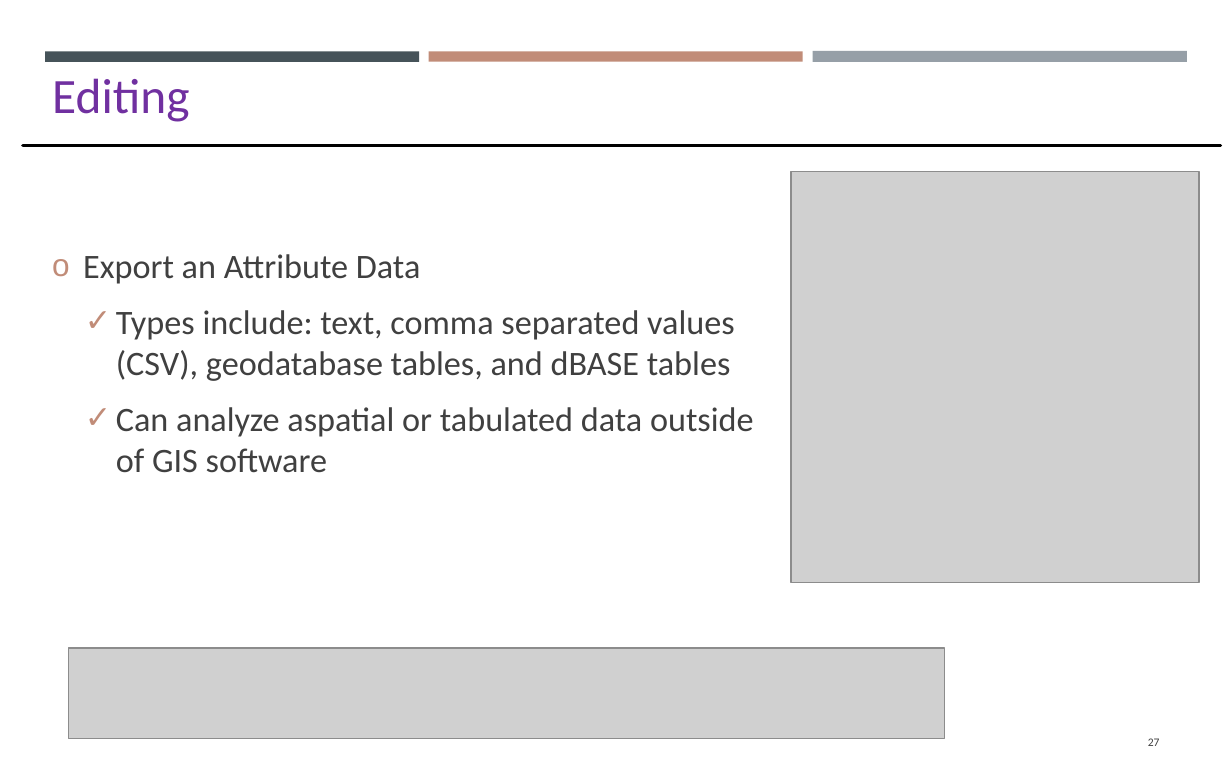
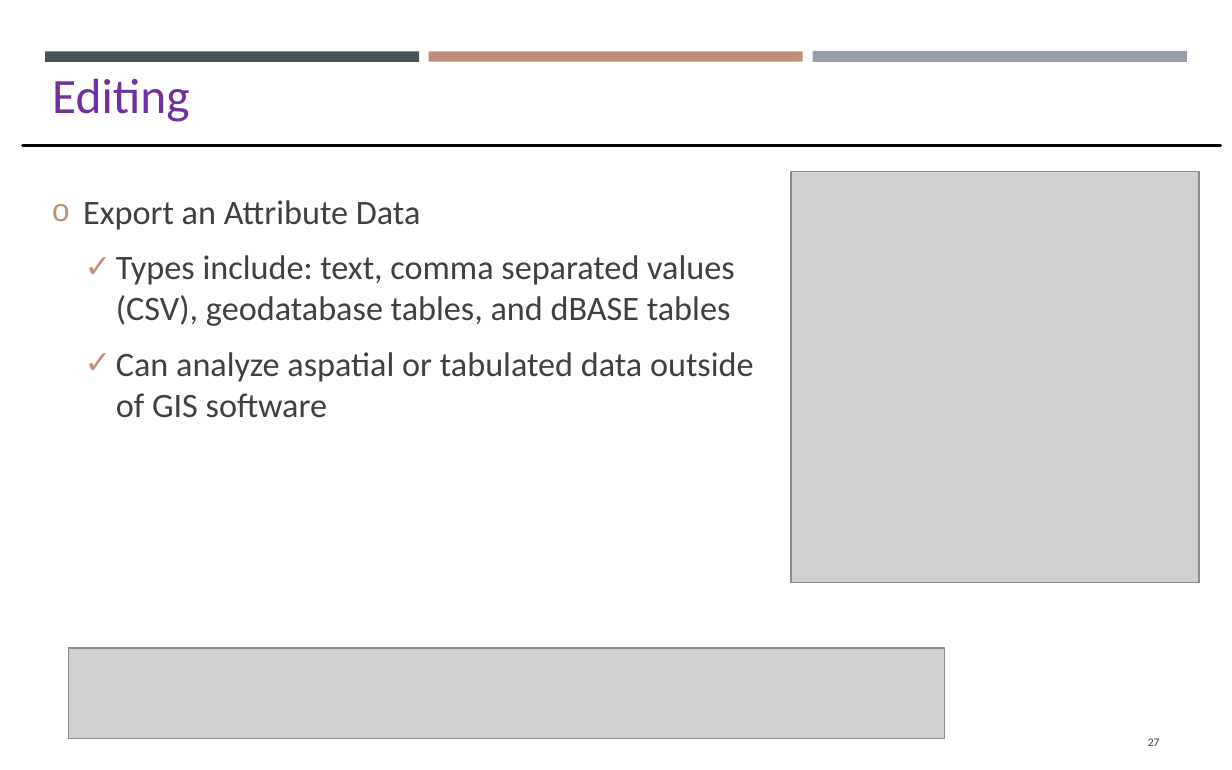
Before and after one commit to gisynw/GIS_I, a slide deck: slide 27 of docs/Lectures/Week05/Week05_GEOG2475_TU.pptx. Drawn at 1232x770 pixels with LibreOffice and Linux fonts; fonts in the diff are those of the drawing; grey boxes stand for pictures. Boxes give left, top, right and bottom in pixels: in the first picture for what was removed or moved away, otherwise in the second. Text is boxed around its words. In the diff, an @@ line names an element or a change of style, - is before the commit and + after.

```diff
--- a/docs/Lectures/Week05/Week05_GEOG2475_TU.pptx
+++ b/docs/Lectures/Week05/Week05_GEOG2475_TU.pptx
@@ text "Export an Attribute Data": place and size @@
-text "Export an Attribute Data" at [83,254,754,473]
+text "Export an Attribute Data" at [83,200,754,418]
```
Also in this commit, not shown: 6 other slides changed, 1 slide added, 1 slide removed, 6 other files.
